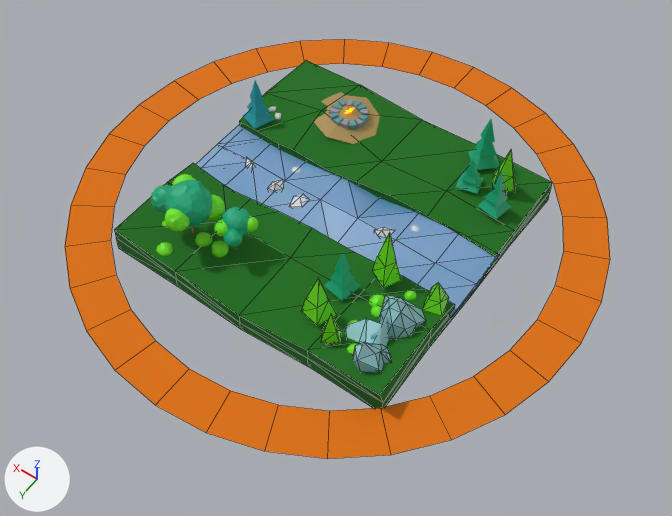
The Blender file 3d_models/square_island with islands.blend as it was, and as the next commit left it.
Camera for both pictures: a 50 mm lens placed at (-9.42, 13.26, 19.62), pointed at (-0.63, 0.95, 0.29). Lighting does not change. The marker at lower left points along +X, +Y and +Z. Mesh edges are drawn as thin lines on the coarser meshes.
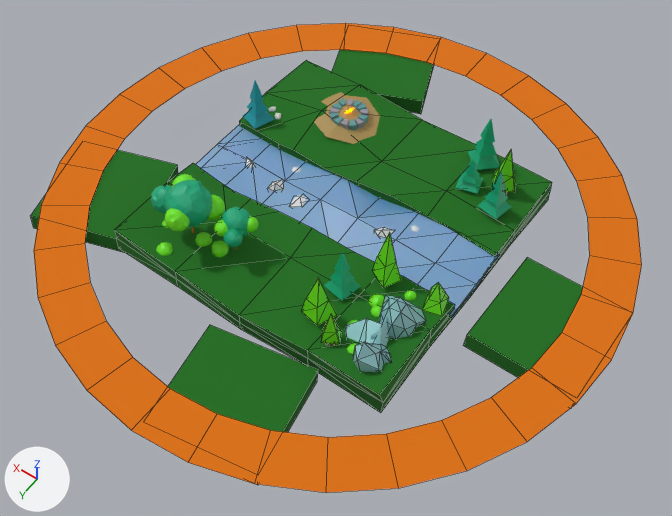
Commit message: Added Islands

Where the change shows, as pixel boxes [x1, y1, x2, y2] in the pictures (672 x 516 px):
```json
{"object": "Circle.001", "change": "rescaled", "before": [65, 39, 610, 459], "after": [34, 23, 642, 493], "on screen": "12% wider, 12% taller"}
{"object": "Cube.013", "change": "added", "after": [168, 325, 318, 485], "on screen": "green"}
{"object": "Cube.014", "change": "added", "after": [463, 257, 583, 409], "on screen": "green"}
{"object": "Cube.012", "change": "added", "after": [31, 150, 178, 253], "on screen": "green"}
{"object": "Cube.015", "change": "added", "after": [332, 50, 434, 114], "on screen": "green"}
```

Edits to the scene script, one JSON object a line:
```json
{"op": "add", "block": "me_cube_016", "code": ["me_cube_016 = bpy.data.meshes.new('Cube.016')", "me_cube_016.from_pydata(...)  # 16 vertices, 12 faces; spans x -1.49..1.47, y -1.5..1.47, z -1.0..-0.03", "# faces by material slot: [6, 6]", "me_cube_016.materials.append(mat_material)  # brown #854400", "me_cube_016.materials.append(mat_material_001)  # dark green #1b6d19"]}
{"op": "set", "path": "ob_circle_001.scale", "old": "(7.14, 7.14, 7.14)", "new": "(7.93, 7.93, 7.14)"}
{"op": "add", "block": "ob_cube_015", "code": ["ob_cube_015 = bpy.data.objects.new('Cube.015', me_cube_016)", "ob_cube_015.location = (2.37, -5.75, 0.83)", "ob_cube_015.rotation_euler = (0.0, 0.0, 0.386)  # degrees (0, 0, 22)"]}
{"op": "add", "block": "ob_cube_014", "code": ["ob_cube_014 = bpy.data.objects.new('Cube.014', me_cube_016.copy())", "ob_cube_014.location = (-6.25, -0.07, 0.83)", "ob_cube_014.rotation_euler = (0.0, 0.0, -0.0157)  # degrees (0, 0, -0.9)"]}
{"op": "add", "block": "ob_cube_013", "code": ["ob_cube_013 = bpy.data.objects.new('Cube.013', me_cube_016.copy())", "ob_cube_013.location = (-1.24, 5.95, 0.83)", "ob_cube_013.rotation_euler = (0.0, 0.0, 0.17)  # degrees (0, 0, 10)"]}
{"op": "add", "block": "ob_cube_012", "code": ["ob_cube_012 = bpy.data.objects.new('Cube.012', me_cube_016.copy())", "ob_cube_012.location = (5.61, 3.04, 0.83)", "ob_cube_012.rotation_euler = (0.0, 0.0, 0.302)  # degrees (0, 0, 17)"]}
```
